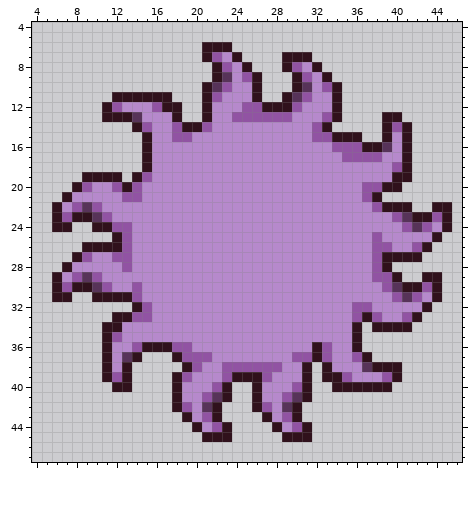
A pixel-art sprite gets an edit: Cosmo-Truckers/Assets/Checked Out/Cole/Art/MG_Art/1. D1_MG/4. Boss/Qmuav/TaskMaster/MG_D1QMV_TMEyeHole.png. The picture above was drawn from the file before the commit.
The file is 52x52 pixels. Shown: x 4..46, y 4..47.
The result:
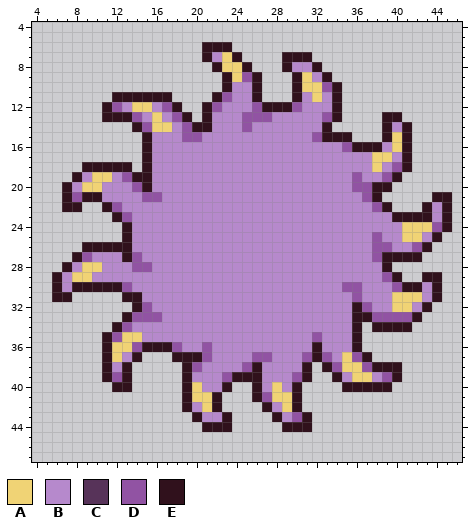
Palette (. is transparent): A #f0d375  B #b689cc  C #573359  D #9153a3  E #30111c
What changed:
y 7: x 22..23 DB -> BA
y 8: x 23..24 DB -> AA; x 30 D -> B
y 9: x 22..24 ECB -> .EA; x 31 D -> A
y 10: x 21..23 ECD -> ..E; x 31..32 CB -> AA
y 11: x 21..23 EDB -> .ED; x 29..32 ECDB -> .EBA
y 12: x 14..17 BBDE -> AABD; x 22 B -> D; x 25 D -> B
y 13: x 14 C -> D; x 16 B -> A; x 18..19 E. -> DE; x 24 D -> B; x 28..29 DD -> BB
y 14: x 16..19 BBDE -> AABD; x 21 D -> E; x 25 B -> D; x 32 D -> B; x 40 D -> B
y 15: x 18 D -> B; x 20 B -> D; x 33 D -> E; x 36 E -> .; x 40 B -> A
y 16: x 34 D -> B; x 36 D -> E; x 39..40 CB -> BA
y 17: x 35..39 DDDDB -> BBBAA
y 18: x 9..13 ..... -> EEEEE; x 38 B -> A
y 19: x 8..13 .EEEE. -> EBAABD; x 15 D -> E; x 36 B -> D; x 39 B -> D; x 41 E -> .
y 20: x 7..10 .EDB -> EBAA; x 12..13 DE -> BB; x 15 B -> E; x 36 B -> D; x 38 D -> E; x 40 E -> .
y 21: x 8..10 BBB -> DEE; x 13..16 DDBB -> BBDD; x 44..45 .. -> EE
y 22: x 6..12 EBDCDBB -> .EE..ED; x 40..41 EE -> ..; x 43..44 .E -> EB
y 23: x 6..13 EDEECDBB -> ......ED; x 40..41 DC -> EE; x 44 D -> B
y 24: x 6..7 EE -> ..; x 10..13 EEDD -> ...E; x 41..44 DCDB -> AAAD
y 25: x 12..13 ED -> .E; x 41..42 BB -> AA
y 26: x 13 D -> E
y 27: x 12..14 DDB -> BED
y 28: x 9..10 BB -> AA; x 13..15 DBB -> BDD; x 38 D -> B
y 29: x 8..10 DCD -> AAB; x 38 D -> B
y 30: x 7 D -> B; x 10..14 CDBBD -> EEEDB; x 35..36 BB -> DD; x 39..40 DC -> BD; x 43 D -> B
y 31: x 10..12 EEE -> ...; x 14 D -> E; x 36 B -> D; x 40..42 DCD -> AAA
y 32: x 36 D -> E; x 40..41 BB -> AA
y 33: x 12 E -> .; x 16 B -> D; x 36 D -> E; x 39..40 BB -> DD
y 34: x 11 E -> .; x 13 B -> D
y 35: x 13..14 BB -> AA; x 32 B -> D
y 36: x 12..13 BB -> AA; x 19 D -> B; x 21 B -> D; x 33 D -> B
y 37: x 12..13 BC -> AB; x 19..20 DD -> EE; x 26..27 BB -> DD; x 30 D -> B; x 35 B -> A
y 38: x 23..24 DD -> BB; x 26..28 DDD -> EBB; x 34..37 BBBC -> DAAD
y 39: x 18..19 ED -> .E; x 27 D -> B; x 30 B -> D; x 33 E -> .; x 35..37 DBB -> BAA
y 40: x 18..20 EBB -> .EA; x 22 D -> B; x 28 B -> A; x 30..31 DE -> E.; x 34 E -> .
y 41: x 18..23 EBBDCE -> .EAAE.; x 27..31 BBDCE -> DAAE.
y 42: x 18..19 ED -> .E; x 21 C -> A; x 26..27 ED -> .E; x 29 C -> A
y 43: x 19..23 EBDE. -> .EBBE; x 27..31 EBDE. -> .EBDE
y 44: x 20..22 EBD -> .EE; x 28..30 EBD -> .EE
y 45: x 21..23 EEE -> ...; x 29..31 EEE -> ...
